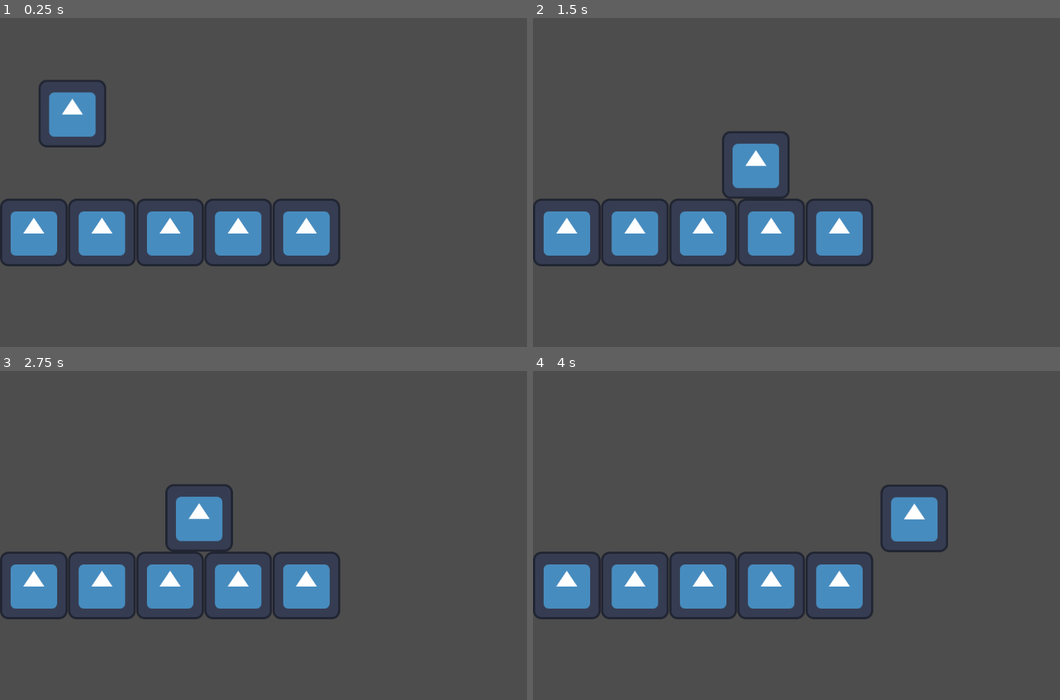
Above: before the commit, frames 1-4 (two rows, left to right).
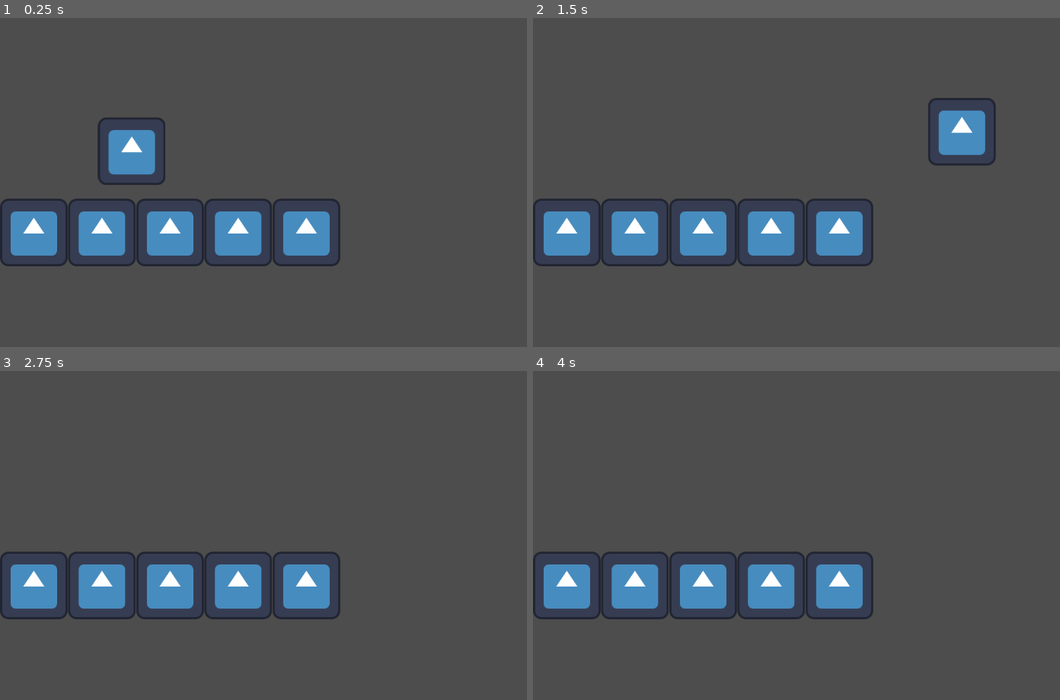
Above: after the commit, the same moments.

Repository: Talen400/42-gd-jam
Game: Godot game, scene res://scenes/world.tscn
The game is run twice, just before and just after one commit, with the same random seed, the same clock (stepped at 60 frames per second) and the same inputs. The engine's default icon, where the game draws it, is replaced by a stand-in: a white triangle on a blue panel in a dark square.
Inputs:
- Up to frame 1 (0.25 s): no input
- Up to frame 2 (1.5 s): hold Space (jump) 0.53-1.28 s; hold D (right) from 0.53 s (still down); tap Space (jump) at 1.35 s
- Up to frame 3 (2.75 s): tap Space (jump) at 1.52, 1.82 s; release D (right) at 2.03 s; hold A (left) from 2.03 s (still down); hold Space (jump) from 2.03 s (still down)
- Up to frame 4 (4 s): release A (left) at 2.78 s; release Space (jump) at 2.78 s; hold D (right) from 2.78 s (still down); tap Space (jump) at 2.85, 3.02, 3.32 s; hold Space (jump) from 3.53 s (still down)

The runs differ from the first frame. In frame 1, 3.1% of the frame differs, in the area x 7-32%, y 18-51%; in frame 2, 3.1%, in the area x 35-88%, y 24-55%; in frame 3, 1.5%; in frame 4, 1.6%.

Commit message:
feat(player): add movement with Vx constant

Diff:
--- a/scripts/player_movement.gd
+++ b/scripts/player_movement.gd
@@ -1,23 +1,20 @@
 extends CharacterBody2D
 
-
-const SPEED = 300.0
-const JUMP_VELOCITY = -400.0
-
+@export var SPEED = 450.0
+@export var JUMP_VELOCITY = -1200.0
+@export var GRAVITY_SCALE = 3.5
+@export var JUMP_RELEASE_MULTIPLIER = 0.4
 
 func _physics_process(delta: float) -> void:
-	# Add the gravity.
 	if not is_on_floor():
-		velocity += get_gravity() * delta
+		velocity += get_gravity() * GRAVITY_SCALE * delta
 
-	# Handle jump.
-	if Input.is_action_just_pressed("jump") and is_on_floor():
+	if Input.is_action_pressed("jump") and is_on_floor():
 		velocity.y = JUMP_VELOCITY
 
-	var direction := Input.get_axis("left", "right")
-	if direction:
-		velocity.x = direction * SPEED
-	else:
-		velocity.x = move_toward(velocity.x, 0, SPEED)
+	if Input.is_action_just_released("jump") and velocity.y < 0.0:
+		velocity.y *= JUMP_RELEASE_MULTIPLIER
+
+	velocity.x = SPEED
 
 	move_and_slide()
